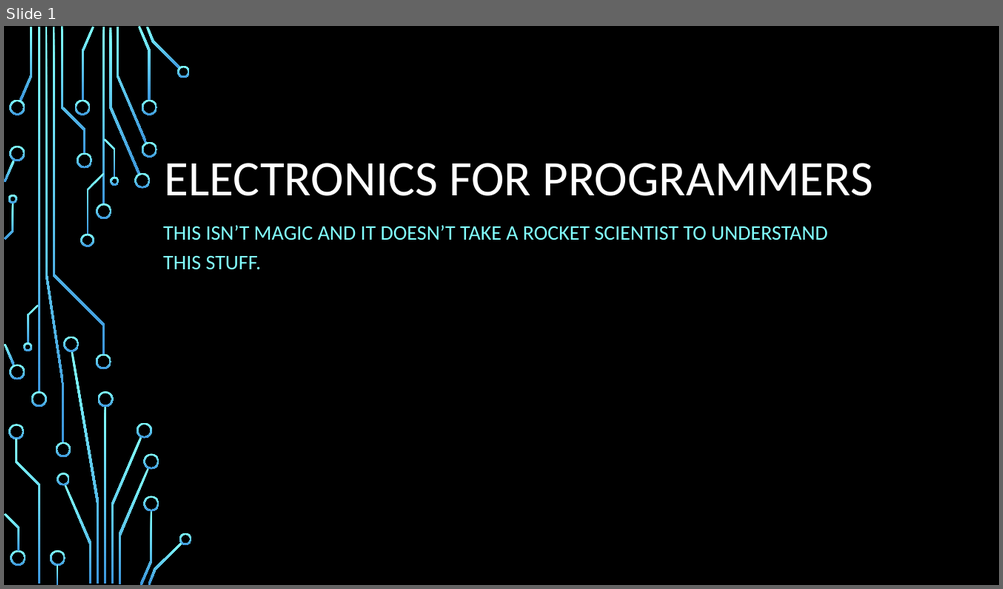
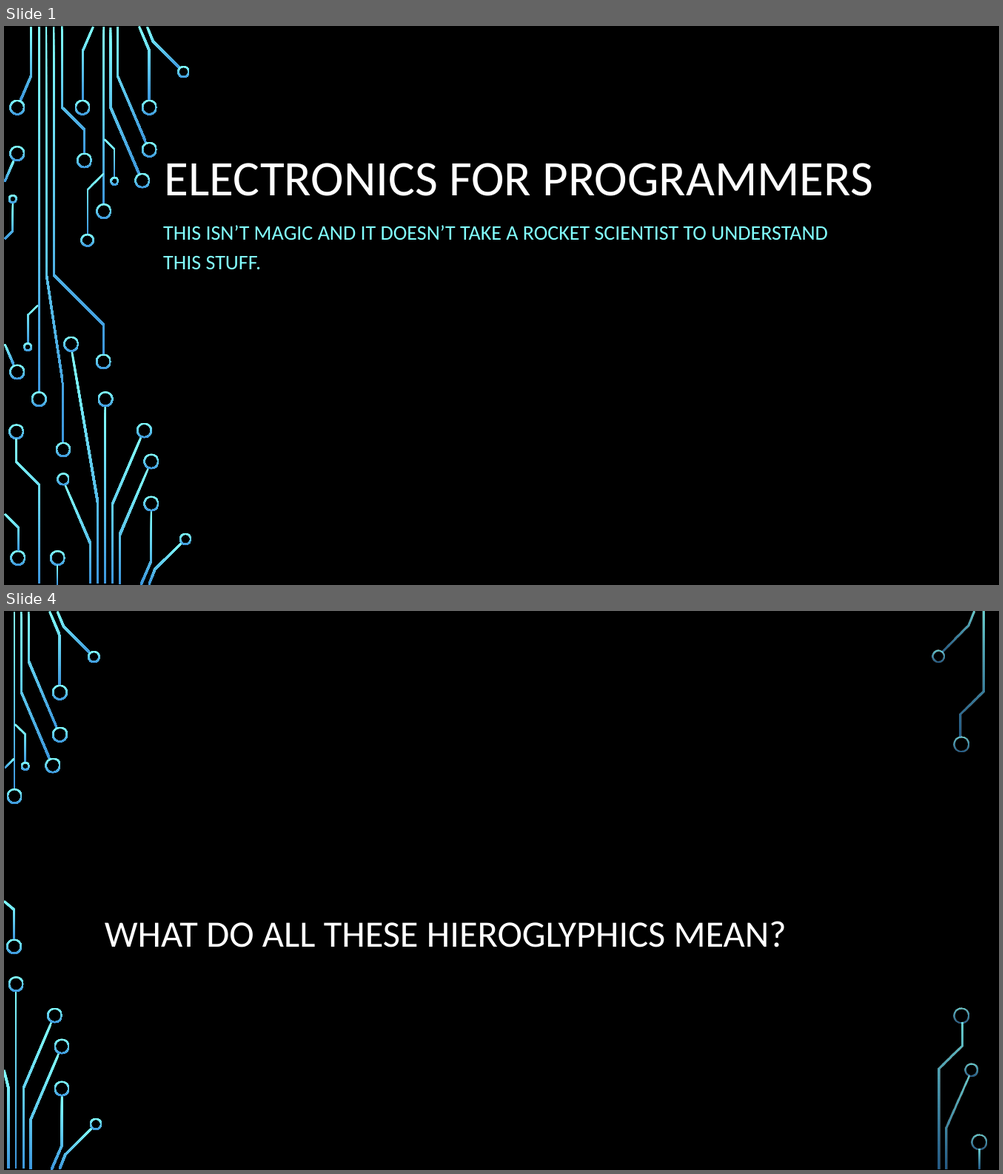
Before and after one commit to pulcher/electronics-for-programmers, a slide deck: e4p-presentation.pptx. Shown one above the other, each under a label of ours: slide 1 before the commit, slides 1 and 4 after it; the slides between them are not shown. The pictures are 1003x589 and 1003x1174 pixels, drawn with LibreOffice and Linux fonts; fonts in the diff are those of the drawing; background and template pictures are left out. Boxes give left, top, right and bottom in pixels: in the first picture for what was removed or moved away, otherwise in the second. Text is boxed around its words. In the diff, an @@ line names an element or a change of style, - is before the commit and + after.

```diff
--- a/e4p-presentation.pptx
+++ b/e4p-presentation.pptx
@@ slide 4 added at (x1=4, y1=611, x2=999, y2=1170), background picture (left out) @@
@@ title added at (x1=105, y1=921, x2=786, y2=948), 36 pt, text #FFFFFF @@
+WHAT DO ALL THESE HIEROGLYPHICS MEAN?
@@ group added at (x1=4, y1=611, x2=987, y2=1170): 33 freeform shapes, 3 rectangles @@
```
Also in this commit, not shown: 1 slide changed, 11 other slides added, 1 slide removed, 1 other file.
